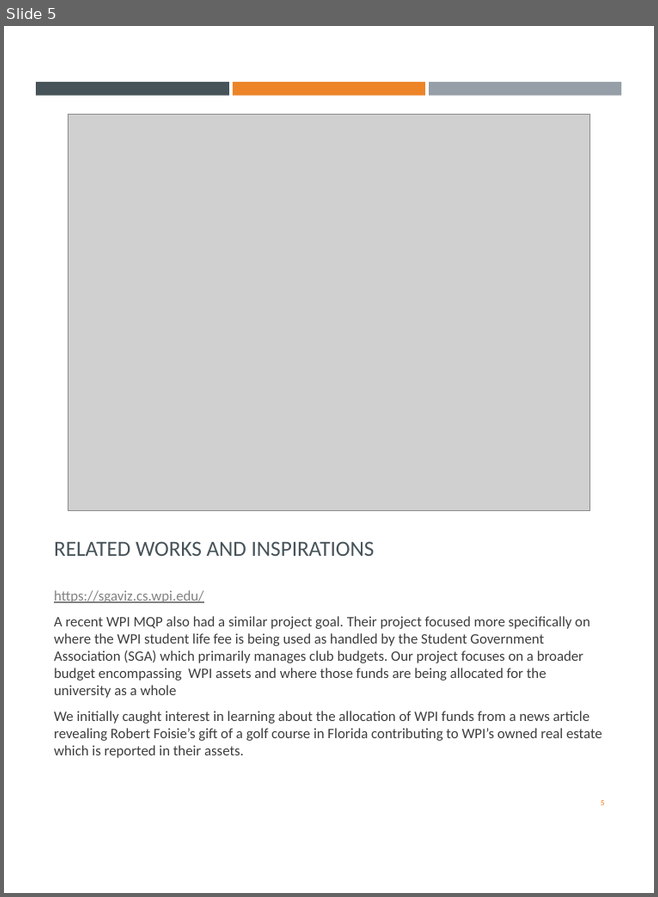
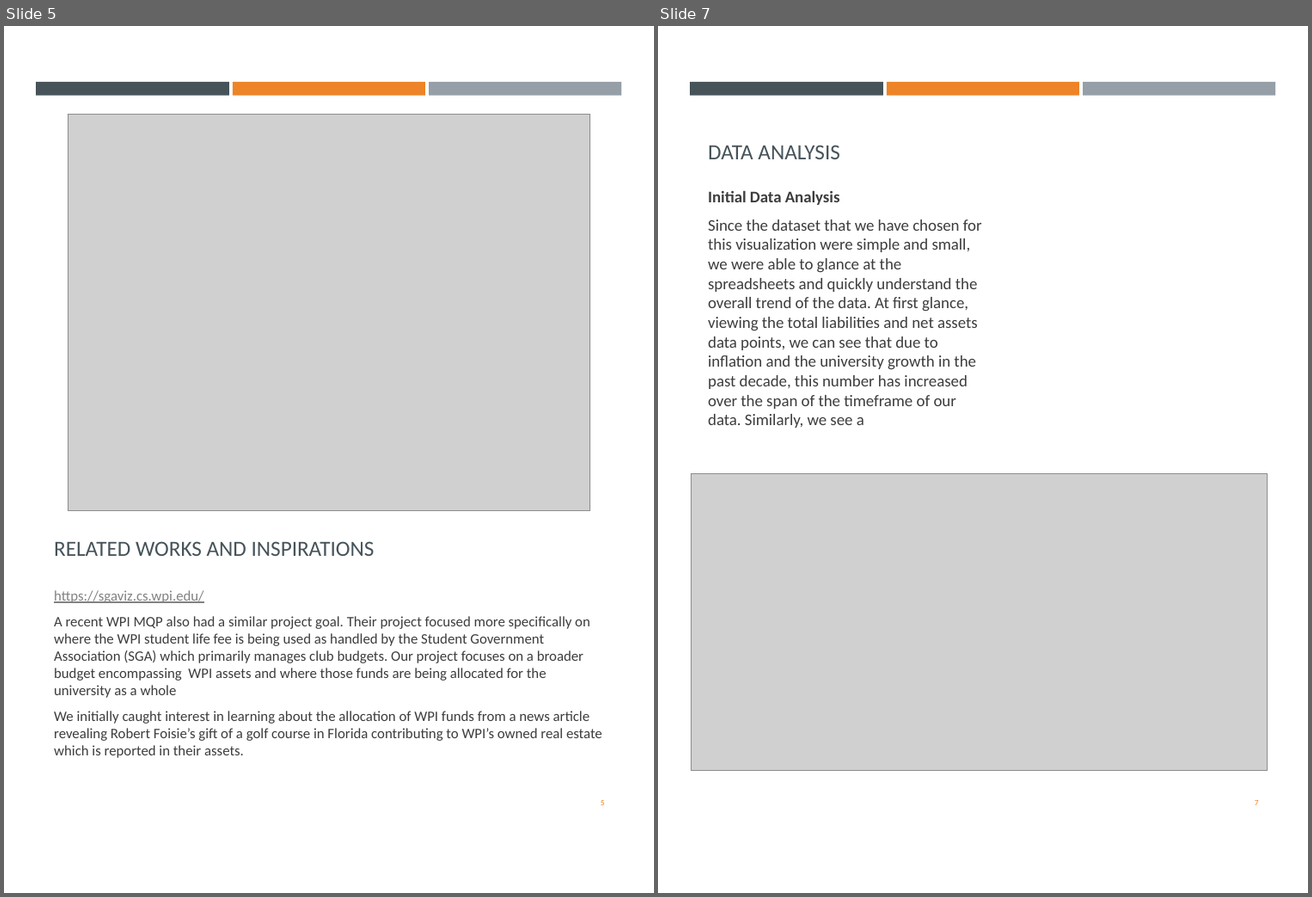
Before and after one commit to cs480x-21c/final, a slide deck: ProcessBook.pptx. Shown side by side, each under a label of ours: slide 5 before the commit, slides 5 and 7 after it; the slides between them are not shown. The pictures are 658x897 and 1312x897 pixels, drawn with LibreOffice and Linux fonts; fonts in the diff are those of the drawing; grey boxes stand for pictures. Boxes give left, top, right and bottom in pixels: in the first picture for what was removed or moved away, otherwise in the second. Text is boxed around its words. In the diff, an @@ line names an element or a change of style, - is before the commit and + after.

Commit message:
unintended data collection changes added along with data analysis and design evolution section started

```diff
--- a/ProcessBook.pptx
+++ b/ProcessBook.pptx
@@ slide 7 added at (x1=658, y1=26, x2=1308, y2=893), background #FFFFFF; not listed: 3 template elements that a slide beside it also shows @@
@@ title added at (x1=708, y1=145, x2=839, y2=159), 18 pt, text #465359 @@
+DATA ANALYSIS
@@ text added at (x1=708, y1=190, x2=982, y2=428), 13.5 pt, text #3D3D3D @@
+Initial Data Analysis
+Since the dataset that we have chosen for this visualization were simple and small, we were able to glance at the spreadsheets and quickly understand the overall trend of the data. At first glance, viewing the total liabilities and net assets data points, we can see that due to inflation and the university growth in the past decade, this number has increased over the span of the timeframe of our data. Similarly, we see a
@@ picture added at (x1=691, y1=473, x2=1268, y2=770) @@
@@ page number added at (x1=1255, y1=800, x2=1259, y2=805), 6.8 pt, text #ED8428 @@
+7
```
Also in this commit, not shown: 1 slide changed, 2 other slides added.
